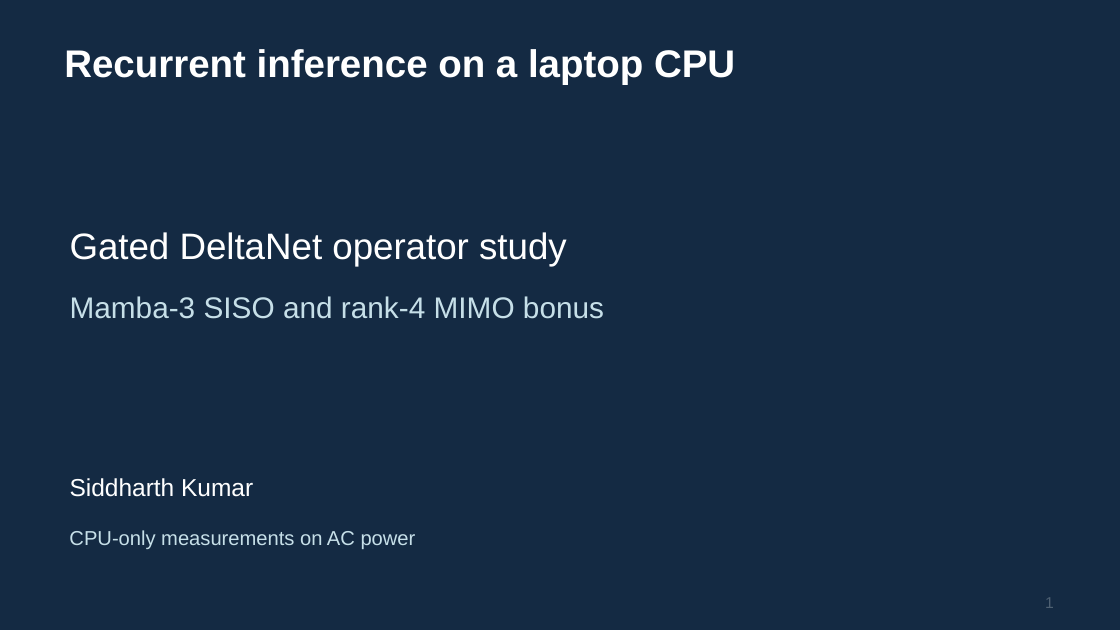
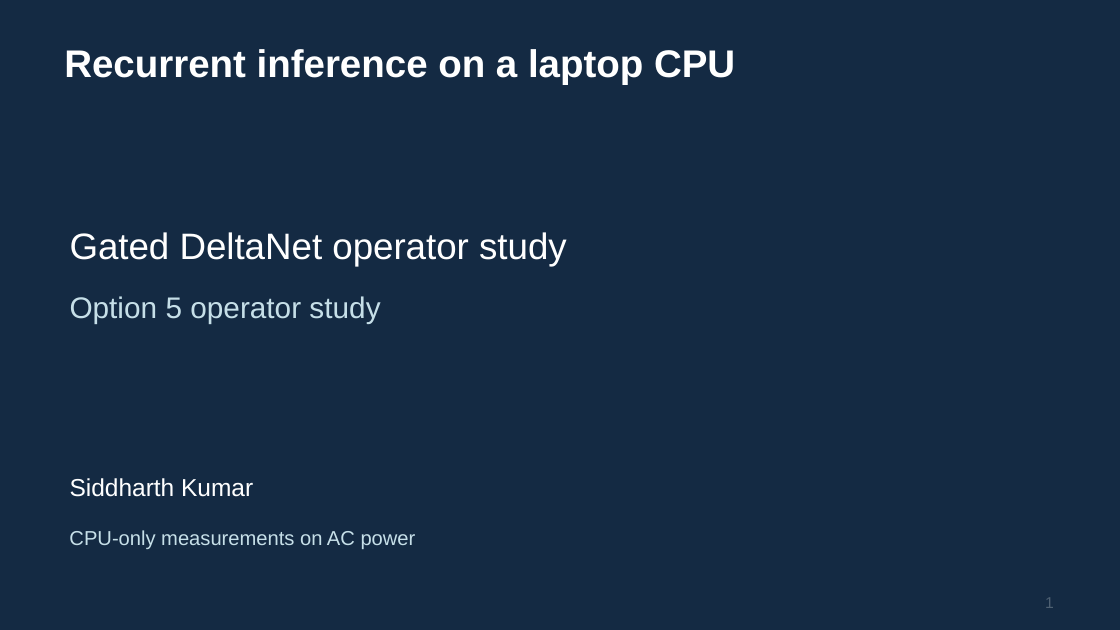
Before and after one commit to secureswim/cpu-inference-gdn, a slide deck: slide 1 of output/Project_1_Presentation.pptx. Drawn at 1120x630 pixels with LibreOffice and Linux fonts; fonts in the diff are those of the drawing. Boxes give left, top, right and bottom in pixels: in the first picture for what was removed or moved away, otherwise in the second. Text is boxed around its words. In the diff, an @@ line names an element or a change of style, - is before the commit and + after.

Commit message:
Remove optional bonus and focus submission on Option 5

```diff
--- a/output/Project_1_Presentation.pptx
+++ b/output/Project_1_Presentation.pptx
@@ text at [70, 296, 380, 323]: text changed @@
-Mamba-3 SISO and rank-4 MIMO bonus
+Option 5 operator study
```
Also in this commit, not shown: 3 slides added, 3 slides removed, 40 other files.
